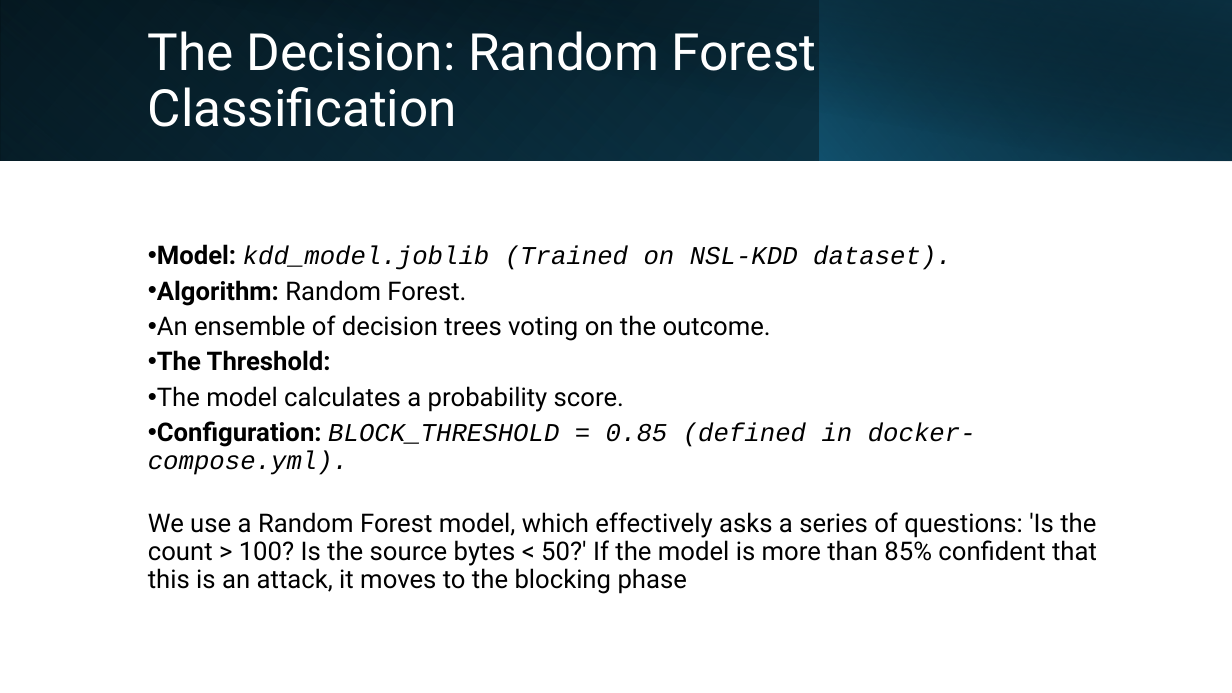
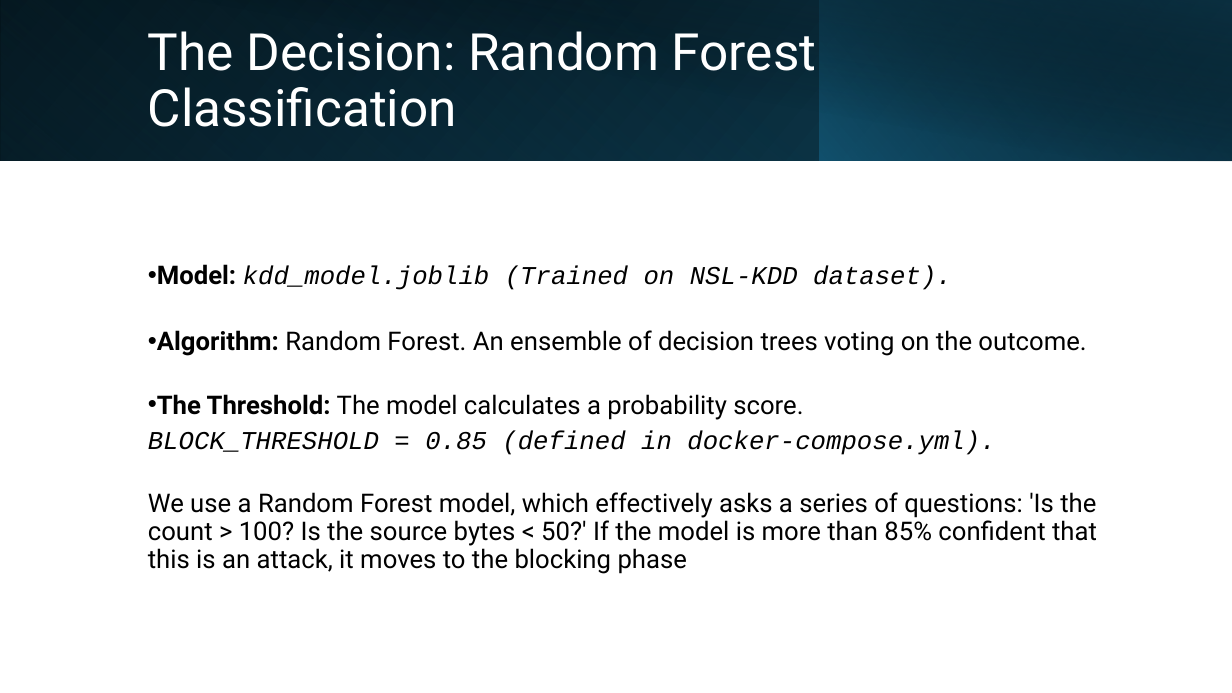
Before and after one commit to vladmarianadam/neuro-sentinel-ids, a slide deck: slide 7 of presentation/Neuro Sentinel draft.pptx (slide 6 before the commit). Drawn at 1232x693 pixels with LibreOffice and Linux fonts; fonts in the diff are those of the drawing. Boxes give left, top, right and bottom in pixels: in the first picture for what was removed or moved away, otherwise in the second. Text is boxed around its words. In the diff, an @@ line names an element or a change of style, - is before the commit and + after.

```diff
--- a/presentation/Neuro Sentinel draft.pptx
+++ b/presentation/Neuro Sentinel draft.pptx
@@ text at (148, 330, 1086, 455): text changed @@
-• Algorithm: Random Forest.
-• An ensemble of decision trees voting on the outcome.
-• The Threshold:
-• The model calculates a probability score.
-• Configuration: BLOCK_THRESHOLD = 0.85 (defined in docker-compose.yml).
+• Algorithm: Random Forest. An ensemble of decision trees voting on the outcome.
+• The Threshold: The model calculates a probability score.
+BLOCK_THRESHOLD = 0.85 (defined in docker-compose.yml).
```
Also in this commit, not shown: 1 slide added, 1 other file.
